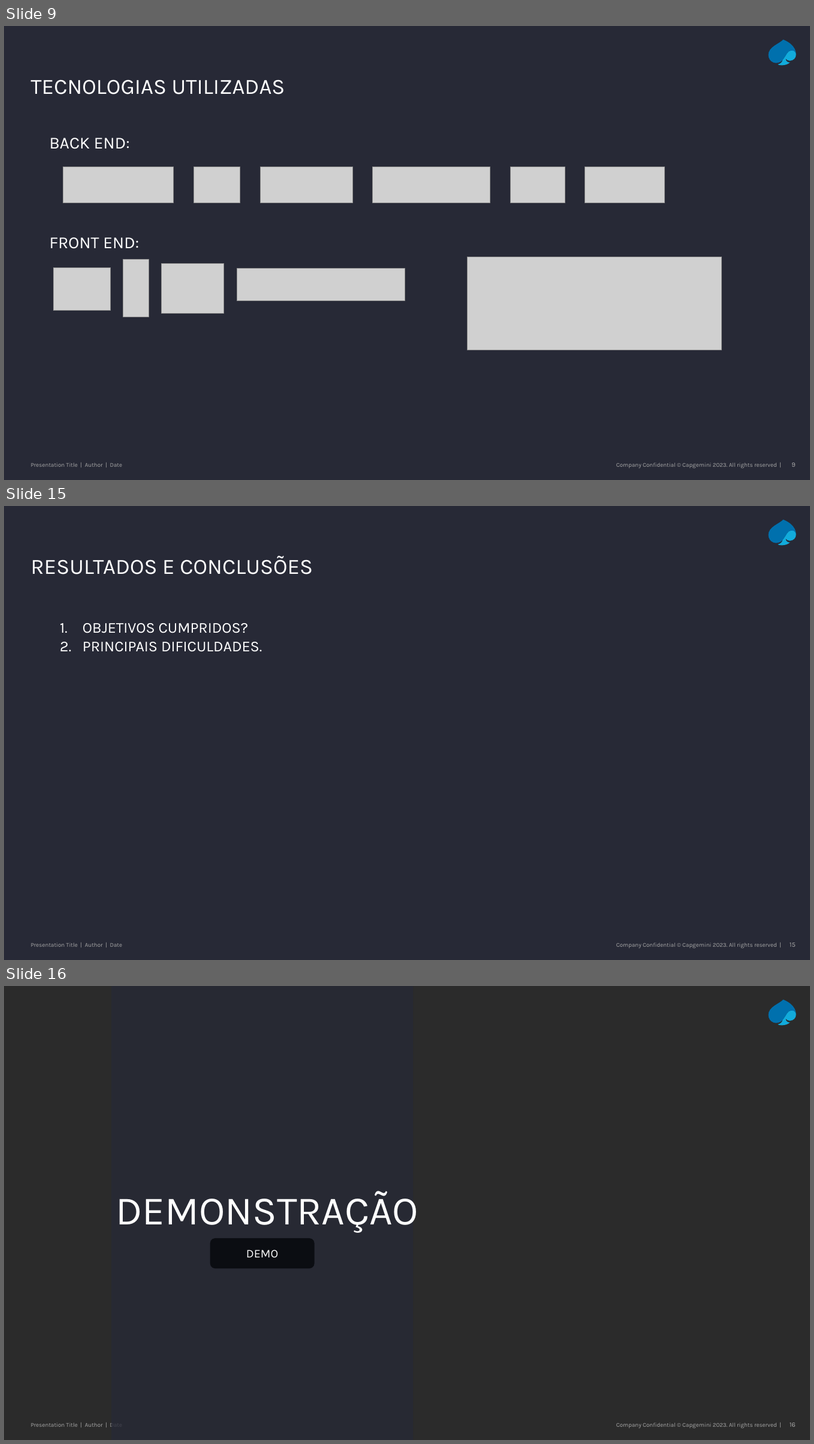
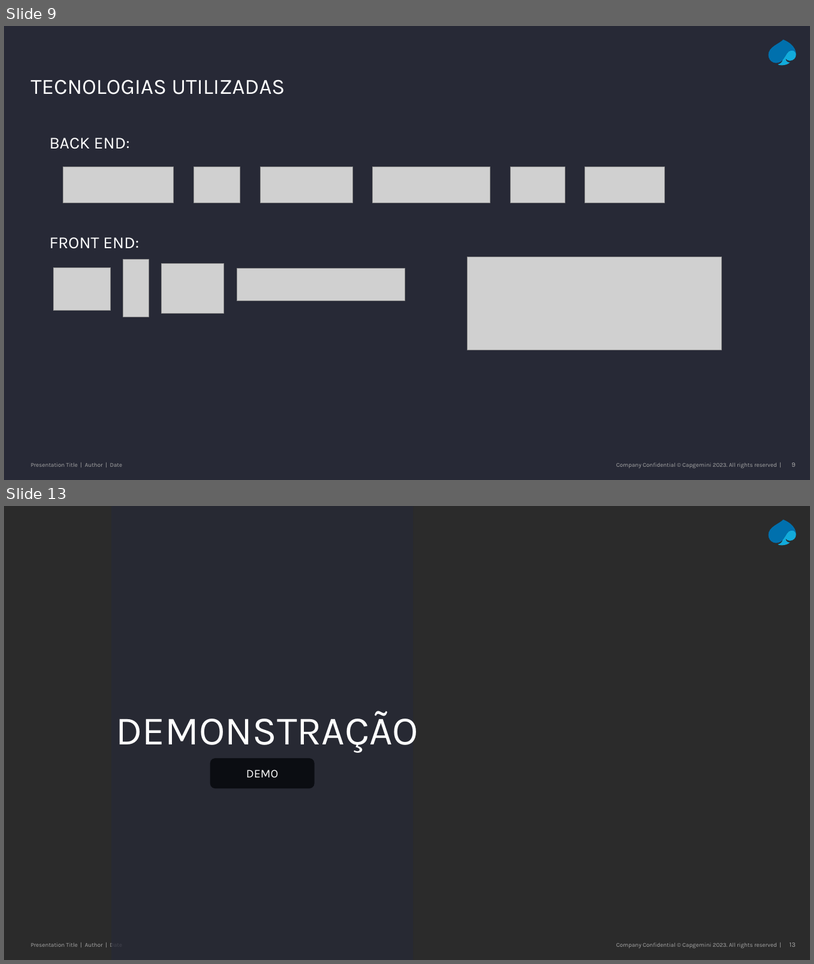
Before and after one commit to Pedro-MPC/1stproject, a slide deck: Apresentação e-commerce.pptx. Shown one above the other, each under a label of ours: slides 9, 15 and 16 before the commit, slides 9 and 13 after it; the slides between them are not shown. The pictures are 814x1444 and 814x964 pixels, drawn with LibreOffice and Linux fonts; fonts in the diff are those of the drawing; grey boxes stand for pictures; background and template pictures are left out; a plain dark background stands for a picture behind light text. Boxes give left, top, right and bottom in pixels: in the first picture for what was removed or moved away, otherwise in the second. Text is boxed around its words. In the diff, an @@ line names an element or a change of style, - is before the commit and + after.

```diff
--- a/Apresentação e-commerce.pptx
+++ b/Apresentação e-commerce.pptx
@@ slide 15 removed at [4, 506, 810, 960], background #272936; not listed: 5 template elements that a slide beside it also shows @@
@@ title removed at [31, 556, 313, 574] @@
-RESULTADOS E CONCLUSÕES
@@ text removed at [83, 623, 262, 652] @@
-1. OBJETIVOS CUMPRIDOS?
-2. PRINCIPAIS DIFICULDADES.
@@ what was slide 16 is now slide 13 @@
@@ page number at [790, 942, 796, 946]: text changed @@
-16
+13
```
Also in this commit, not shown: 4 slides changed, 2 other slides removed.
